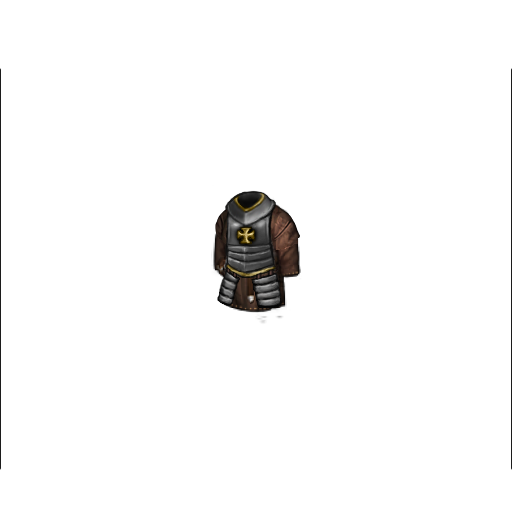
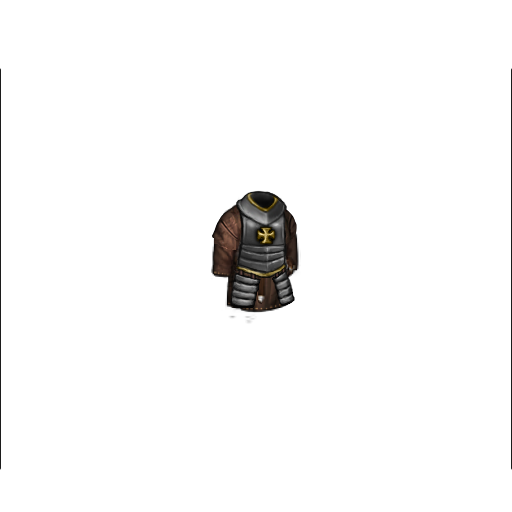
Layer changes from the first 512 x 512 image to the second:
painted on "Layer 11 copy" over [226, 263, 286, 283]
painted on "Layer 8" over [236, 226, 276, 246]
painted on "Layer 10" over [212, 267, 300, 322]
painted on "Layer 15" over [224, 190, 288, 285]
painted on "Layer 1 copy 5" over [211, 190, 301, 324]
painted on "Layer 12" over [211, 190, 301, 312]
